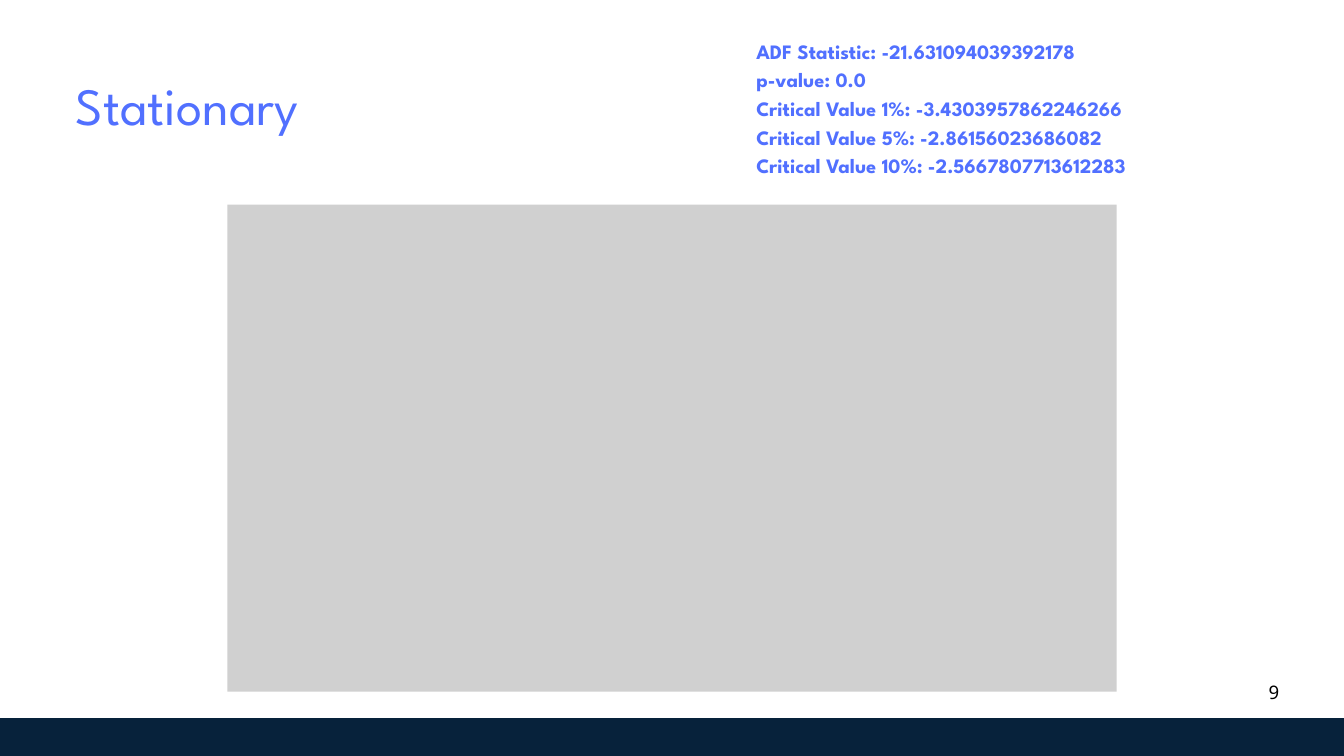
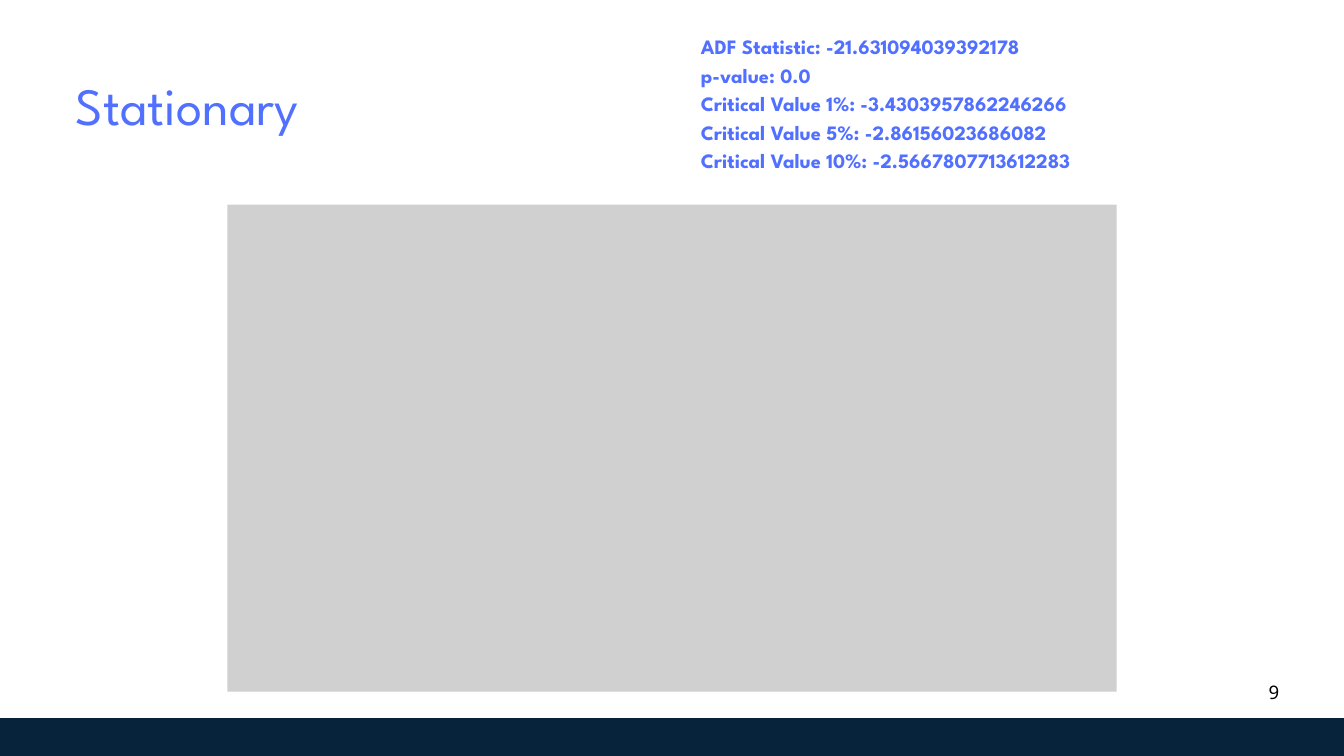
Before and after one commit to Buithaoaineu/Time-Series_Group-6_Topic-10_MNE, a slide deck: slide 9 of slides/wek8.pptx. Drawn at 1344x756 pixels with LibreOffice and Linux fonts; fonts in the diff are those of the drawing; grey boxes stand for pictures. Boxes give left, top, right and bottom in pixels: in the first picture for what was removed or moved away, otherwise in the second. Text is boxed around its words. In the diff, an @@ line names an element or a change of style, - is before the commit and + after.

Commit message:
update slides

```diff
--- a/slides/wek8.pptx
+++ b/slides/wek8.pptx
@@ text "ADF Statistic: -21.631094039392178" moved from (x1=756, y1=45, x2=1126, y2=173) to (x1=701, y1=40, x2=1071, y2=168) @@
```
Also in this commit, not shown: 2 other files.
